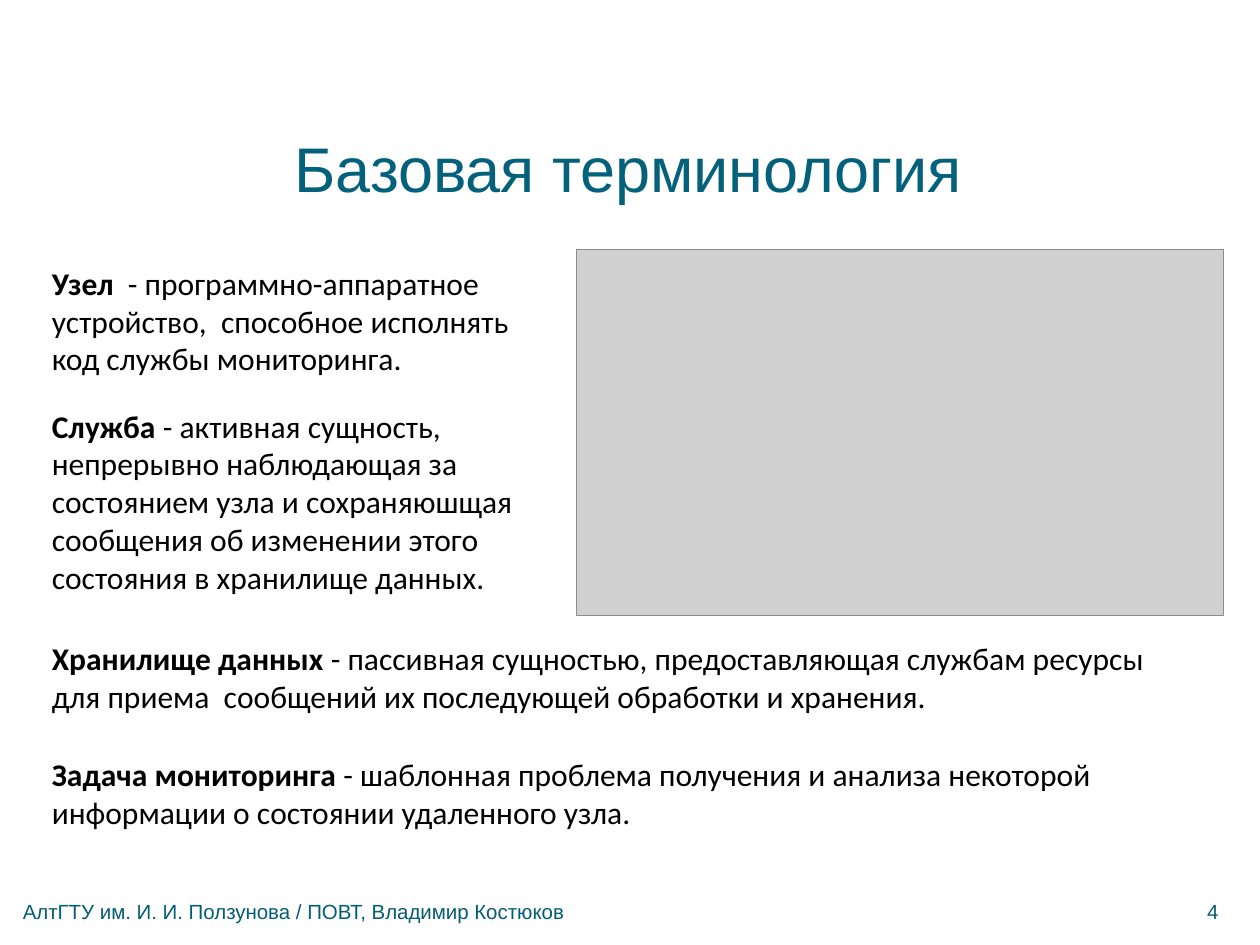
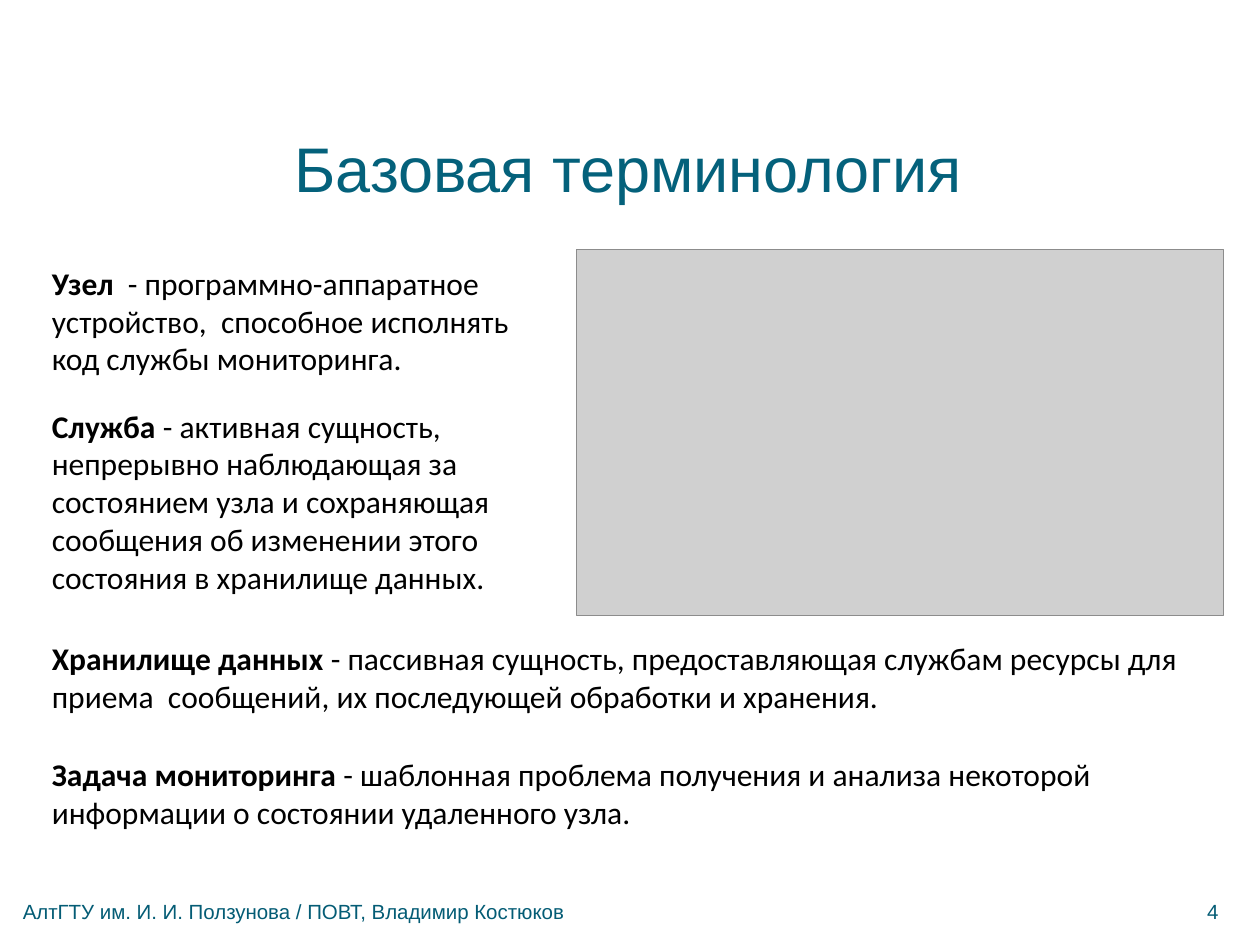
Before and after one commit to bluerain/snoopy, a slide deck: slide 4 of diploma/trunk/ppt/kostyukov.pptx. Drawn at 1260x945 pixels with LibreOffice and Linux fonts; fonts in the diff are those of the drawing; grey boxes stand for pictures; background and template pictures are left out. Boxes give left, top, right and bottom in pixels: in the first picture for what was removed or moved away, otherwise in the second. Text is boxed around its words. In the diff, an @@ line names an element or a change of style, - is before the commit and + after.

```diff
--- a/diploma/trunk/ppt/kostyukov.pptx
+++ b/diploma/trunk/ppt/kostyukov.pptx
@@ text at (52, 416, 489, 595): text changed @@
-Служба - активная сущность, непрерывно наблюдающая за состоянием узла и сохраняюшщая сообщения об изменении этого состояния в хранилище данных.
+Служба - активная сущность, непрерывно наблюдающая за состоянием узла и сохраняющая сообщения об изменении этого состояния в хранилище данных.
@@ text at (52, 648, 1177, 714): text changed @@
-Хранилище данных - пассивная сущностью, предоставляющая службам ресурсы для приема сообщений их последующей обработки и хранения.
+Хранилище данных - пассивная сущность, предоставляющая службам ресурсы для приема сообщений, их последующей обработки и хранения.
```
Also in this commit, not shown: 11 other slides changed.
